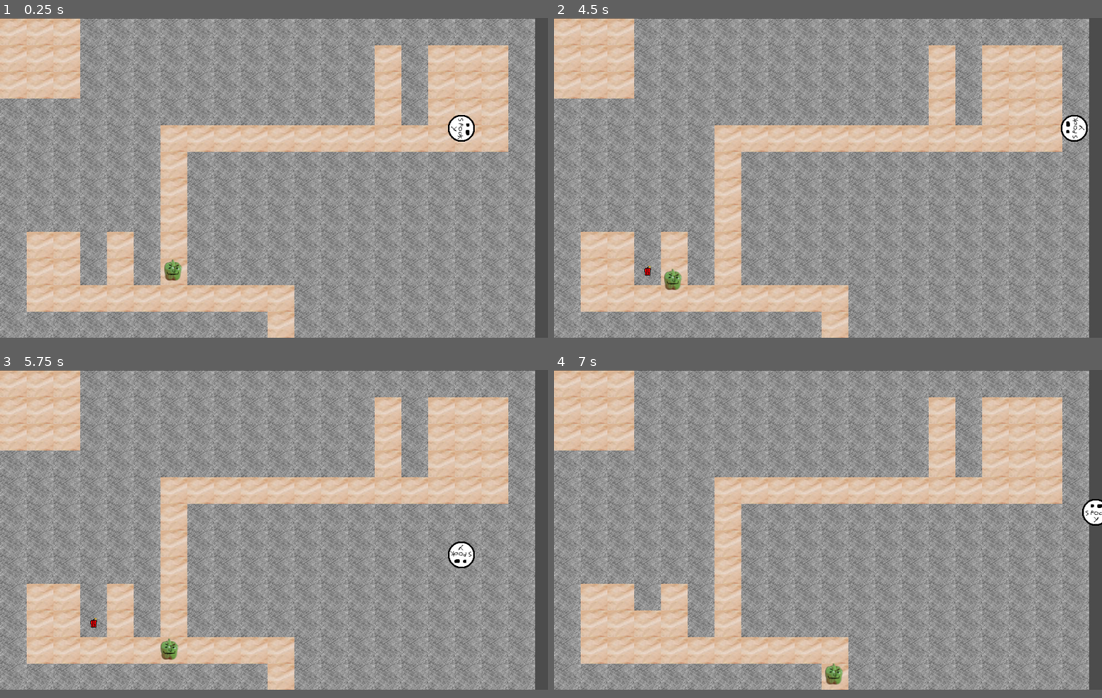
Above: before the commit, frames 1-4 (two rows, left to right).
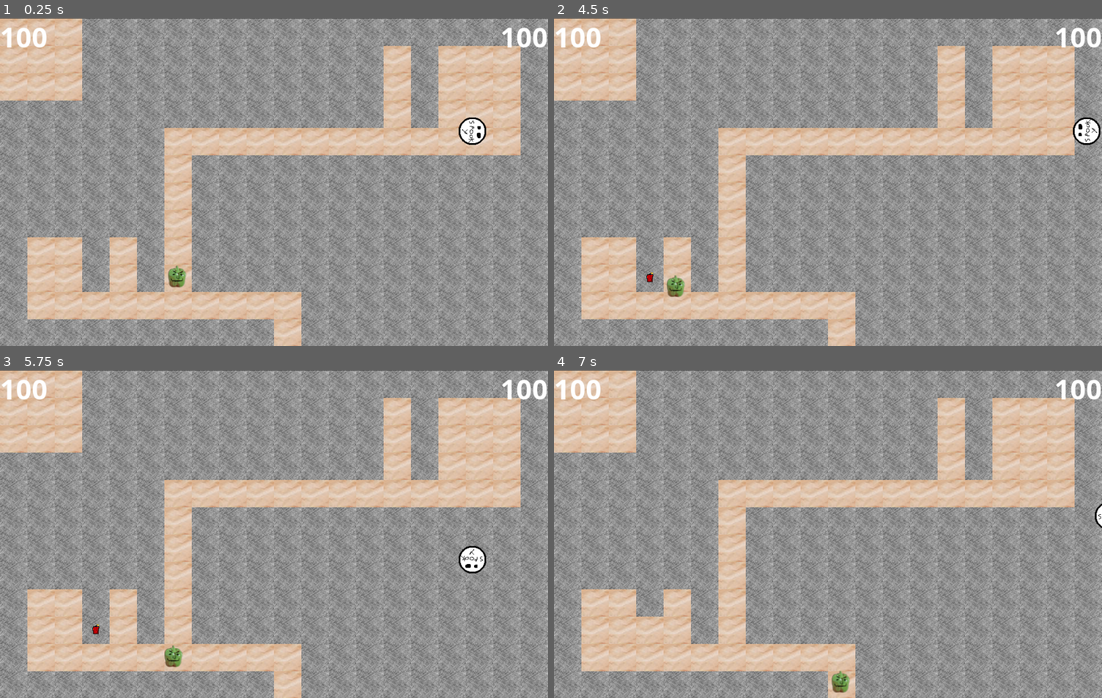
Above: after the commit, the same moments.

Repository: Solid-Squid-Contingent/LD-48
Game: Godot game, scene res://scenes/Main.tscn
Two runs of this game, one before a commit and one after it. Both use one fixed random seed, a clock stepped at 60 frames per second and the inputs below.
Inputs (mouse positions are in pixels of both pictures, inside the frame that each line leads up to):
- Up to frame 1 (0.25 s): no input
- Up to frame 2 (4.5 s): move the mouse to (948, 162) at 0.52 s; press the mouse at (948, 162) at 0.53 s; hold D (right) 0.53-1.28 s; move the mouse to (718, 195) at 1.27 s; release the mouse at (718, 195) at 1.28 s; hold S (down) 1.28-2.03 s; click (718, 195) at 1.35 s; move the mouse to (882, 106) at 2.02 s; hold D (right) 2.03-2.78 s; hold Right mouse button (interact) 2.03-2.78 s; click (882, 106) at 2.3 s; move the mouse to (800, 241) at 2.77 s; hold W (up) 2.78-3.53 s; click (800, 241) at 2.85 s; move the mouse to (992, 224) at 3.52 s; press the mouse at (992, 224) at 3.53 s; hold A (left) from 3.53 s (still down); move the mouse to (663, 129) at 4.27 s; release the mouse at (663, 129) at 4.28 s; right-click (663, 129) at 4.35 s
- Up to frame 3 (5.75 s): click (109, 481) at 4.55 s; move the mouse to (301, 530) at 5.02 s; release A (left) at 5.03 s; press the mouse at (301, 530) at 5.03 s; hold S (down) from 5.03 s (still down)
- Up to frame 4 (7 s): move the mouse to (745, 448) at 5.77 s; release S (down) at 5.78 s; release the mouse at (745, 448) at 5.78 s; hold D (right) 5.78-6.53 s; click (745, 448) at 5.85 s; move the mouse to (948, 514) at 6.52 s; hold W (up) from 6.53 s (still down); hold Right mouse button (interact) from 6.53 s (still down); click (948, 514) at 6.8 s
In our replay, the window is 800x468 before the commit and 800x480 after it. These sizes can differ from the game's own. Grey fills any space a smaller window leaves; there, only what the larger window draws over its background counts as a difference.

The runs differ from the first frame. In frame 1, 28% of the frame differs, in the area x 0-100%, y 0-100%; in frame 2, 28%; in frame 3, 28%; in frame 4, 28%.

Commit message:
Add money, enemies taking treasure

Diff:
--- a/project.godot
+++ b/project.godot
@@ -13,6 +13,10 @@
 config/name="Test"
 run/main_scene="res://scenes/Main.tscn"
 config/icon="res://icon.png"
+
+[display]
+
+window/size/width=1000
 
 [input]
 
--- a/scenes/Dynamite.tscn
+++ b/scenes/Dynamite.tscn
@@ -1,7 +1,7 @@
 [gd_scene load_steps=3 format=2]
 
 [ext_resource path="res://scripts/Dynamite.gd" type="Script" id=1]
-[ext_resource path="res://resources/dynamite.png" type="Texture" id=2]
+[ext_resource path="res://resources/graphics/dynamite.png" type="Texture" id=2]
 
 [node name="Dynamite" type="Sprite"]
 texture = ExtResource( 2 )
--- a/scenes/Enemy.tscn
+++ b/scenes/Enemy.tscn
@@ -1,6 +1,6 @@
 [gd_scene load_steps=4 format=2]
 
-[ext_resource path="res://resources/evilBellPepper.png" type="Texture" id=1]
+[ext_resource path="res://resources/graphics/evilBellPepper.png" type="Texture" id=1]
 [ext_resource path="res://scripts/Enemy.gd" type="Script" id=2]
 
 [sub_resource type="CircleShape2D" id=1]
@@ -15,3 +15,5 @@
 [node name="CollisionShape2D" type="CollisionShape2D" parent="."]
 position = Vector2( -2.06644, 0.314659 )
 shape = SubResource( 1 )
+
+[node name="TreasureRayCast" type="RayCast2D" parent="."]
--- a/scenes/Main.tscn
+++ b/scenes/Main.tscn
@@ -1,9 +1,11 @@
-[gd_scene load_steps=7 format=2]
+[gd_scene load_steps=10 format=2]
 
-[ext_resource path="res://resources/path.png" type="Texture" id=1]
-[ext_resource path="res://resources/wall.png" type="Texture" id=2]
+[ext_resource path="res://resources/graphics/path.png" type="Texture" id=1]
+[ext_resource path="res://resources/graphics/wall.png" type="Texture" id=2]
 [ext_resource path="res://scenes/Enemy.tscn" type="PackedScene" id=3]
 [ext_resource path="res://scenes/Player.tscn" type="PackedScene" id=4]
+[ext_resource path="res://resources/fonts/OpenSans-Bold.ttf" type="DynamicFontData" id=5]
+[ext_resource path="res://scenes/UI.gd" type="Script" id=6]
 
 [sub_resource type="ConvexPolygonShape2D" id=1]
 points = PoolVector2Array( 50, 50, 0, 50, 0, 0, 50, 0 )
@@ -45,6 +47,10 @@
 1/shapes = [  ]
 1/z_index = 0
 
+[sub_resource type="DynamicFont" id=3]
+size = 50
+font_data = ExtResource( 5 )
+
 [node name="Node2D" type="Node2D"]
 
 [node name="Labyrinth" type="Node2D" parent="."]
@@ -58,7 +64,9 @@
 format = 1
 tile_data = PoolIntArray( 0, 1, 0, 1, 1, 0, 2, 1, 0, 3, 0, 0, 4, 0, 0, 5, 0, 0, 6, 0, 0, 7, 0, 0, 8, 0, 0, 9, 0, 0, 10, …(3157 unchanged characters)…
 
-[node name="TreasureChamber" type="Position2D" parent="Labyrinth"]
+[node name="TreasureChamber" type="Position2D" parent="Labyrinth" groups=[
+"Treasure",
+]]
 position = Vector2( 869.444, 126.256 )
 
 [node name="Enemy" parent="." instance=ExtResource( 3 )]
@@ -67,3 +75,30 @@
 [node name="Player" parent="." groups=[
 "Player",
 ] instance=ExtResource( 4 )]
+
+[node name="UI" type="Control" parent="."]
+margin_right = 40.0
+margin_bottom = 40.0
+script = ExtResource( 6 )
+__meta__ = {
+"_edit_use_anchors_": false
+}
+
+[node name="MoneyLabel" type="Label" parent="UI"]
+margin_right = 40.0
+margin_bottom = 14.0
+custom_fonts/font = SubResource( 3 )
+text = "100"
+__meta__ = {
+"_edit_use_anchors_": false
+}
+
+[node name="HealthLabel" type="Label" parent="UI"]
+margin_right = 1000.0
+margin_bottom = 14.0
+custom_fonts/font = SubResource( 3 )
+text = "100"
+align = 2
+__meta__ = {
+"_edit_use_anchors_": false
+}
--- a/scenes/Player.tscn
+++ b/scenes/Player.tscn
@@ -1,6 +1,6 @@
 [gd_scene load_steps=4 format=2]
 
-[ext_resource path="res://resources/player.png" type="Texture" id=1]
+[ext_resource path="res://resources/graphics/player.png" type="Texture" id=1]
 [ext_resource path="res://scripts/Player.gd" type="Script" id=2]
 
 [sub_resource type="CircleShape2D" id=3]
--- /dev/null
+++ b/scenes/UI.gd
@@ -0,0 +1,11 @@
+extends Control
+
+var player
+
+func _ready():
+	player = get_tree().get_nodes_in_group('Player')[0]
+
+
+func _process(_delta):
+	$MoneyLabel.text = String(player.money)
+	$HealthLabel.text = String(player.health)
--- a/scripts/Enemy.gd
+++ b/scripts/Enemy.gd
@@ -1,4 +1,8 @@
 extends KinematicBody2D
+
+onready var treasureRayCast = $TreasureRayCast
+var treasurePosition
+var player
 
 var layout: TileMap
 var cellSize: Vector2
@@ -28,6 +32,8 @@
 # Called when the node enters the scene tree for the first time.
 func _ready():
 	layout = get_tree().get_nodes_in_group('Layout')[0]
+	player = get_tree().get_nodes_in_group('Player')[0]
+	treasurePosition = get_tree().get_nodes_in_group('Treasure')[0].global_position
 	cellSize = layout.cell_size
 
 func positionInMap():
@@ -72,6 +78,15 @@
 	explored.clear()
 
 func getNextWaypoint():
+	if (treasurePosition - global_position).length() < 5:
+		player.health -= 10
+		queue_free()
+
+	treasureRayCast.cast_to = treasurePosition - global_position
+	treasureRayCast.force_raycast_update()
+	if !treasureRayCast.is_colliding():
+		return treasurePosition
+
 	if drunkPathfinding:
 		return getRandomAdjacentWaypoint()
 	else:
--- a/scripts/Player.gd
+++ b/scripts/Player.gd
@@ -6,6 +6,8 @@
 const INTERACT_RANGE = 100
 
 var velocity = Vector2()
+var money = 100
+var health = 100
 
 func _ready():
 	layout = get_tree().get_nodes_in_group('Layout')[0]
@@ -18,8 +20,9 @@
 	if event.is_action_pressed("build"):
 		var target = get_global_mouse_position()
 
-		if (target - global_position).length() < INTERACT_RANGE:
+		if (target - global_position).length() < INTERACT_RANGE and money >= 10:
 			var index = positionInMap(target)
+			money -= 10
 			layout.set_cellv(index, 1 - layout.get_cellv(index))
 
 func get_input():
Binary file added: resources/fonts/OpenSans-Bold.ttf
Renamed: resources/dynamite.png -> resources/graphics/dynamite.png
Not shown, added: resources/graphics/dynamite.png.import
Renamed: resources/evilBellPepper.png -> resources/graphics/evilBellPepper.png
Not shown, changed: resources/graphics/evilBellPepper.png.import
Renamed: resources/path.png -> resources/graphics/path.png
Not shown, changed: resources/graphics/path.png.import
Renamed: resources/player.png -> resources/graphics/player.png
Not shown, changed: resources/graphics/player.png.import
Renamed: resources/wall.png -> resources/graphics/wall.png
Not shown, changed: resources/graphics/wall.png.import
